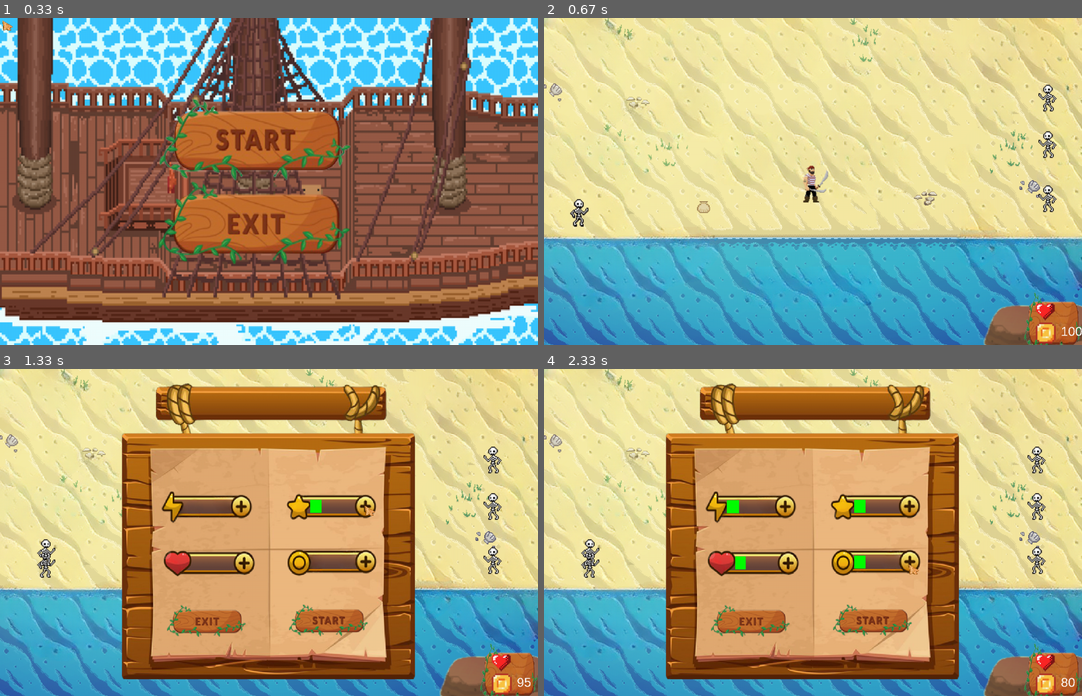
Above: before the commit, frames 1-4 (two rows, left to right).
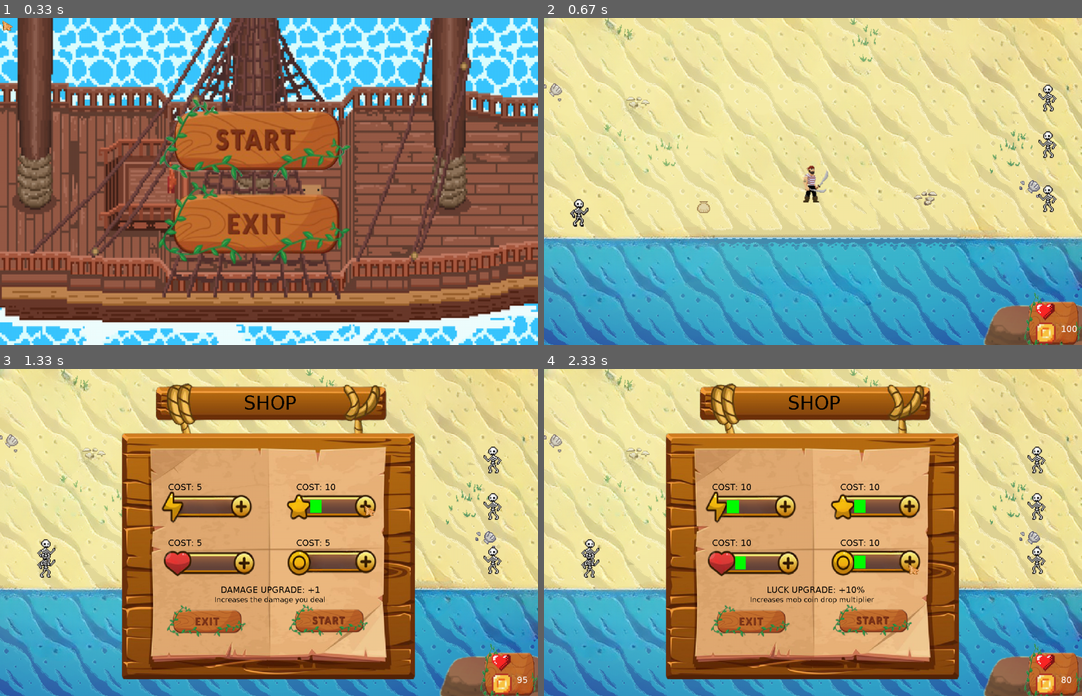
Above: after the commit, the same moments.

Repository: DasolLim/Pygame_Pirates
Game: pygame game, started from main.py
The game is run twice, just before and just after one commit, with the same random seed, the same clock (stepped at 60 frames per second) and the same inputs.
Inputs (mouse positions are in pixels of both pictures, inside the frame that each line leads up to):
- Up to frame 1 (0.33 s): no input
- Up to frame 2 (0.67 s): click (802, 138) at 0.38 s
- Up to frame 3 (1.33 s): tap Esc at 0.83 s; click (365, 506) at 1.22 s
- Up to frame 4 (2.33 s): click (786, 506) at 1.55 s; click (786, 561) at 1.88 s; click (909, 561) at 2.22 s

Frame 1 is identical in both runs. In frame 2, less than 0.1% of the frame differs, in the area x 96-100%, y 93-98%; in frame 3, 0.7%; in frame 4, 0.8%, in the area x 31-99%, y 8-98%.

Commit message:
Co-authored-by: echao <elbertChao@users.noreply.github.com>

Diff:
--- a/main.py
+++ b/main.py
@@ -136,9 +136,30 @@
                     dmgUpgradeRect, luckUpgradeRect]
 maxUpgradeCount = 4
 
-# initializing font
+
+# initializing fonts for the shop
 pygame.font.init()
-font = pygame.font.SysFont("arial", 30)
+blackColour = (0, 0, 0)
+font = pygame.font.SysFont("verdana", 45)
+shopFont = pygame.font.SysFont("verdana", 20)
+descriptionFont = pygame.font.SysFont("verdana", 17)
+shopText = font.render("SHOP", False, blackColour)
+# initializing upgrade attribute texts for the shop
+spdMenuText = shopFont.render("SPEED UPGRADE: +1", False, blackColour)
+hlthMenuText = shopFont.render("HEALTH UPGRADE: +5", False, blackColour)
+dmgMenuText = shopFont.render("DAMAGE UPGRADE: +1", False, blackColour)
+luckMenuText = shopFont.render("LUCK UPGRADE: +10%", False, blackColour)
+
+# Description upgrade attribute texts for the shop
+spdDescript = descriptionFont.render(
+    "Increases your movement speed", False, blackColour)
+hlthDescript = descriptionFont.render(
+    "Increases your health", False, blackColour)
+dmgDescript = descriptionFont.render(
+    "Increases the damage you deal", False, blackColour)
+luckDescript = descriptionFont.render(
+    "Increases mob coin drop multiplier", False, blackColour)
+
 
 # /////////////////////////////////////////////////////////////////////////#
 # USE THESE 2 LINES TO INCREMENT coinCount and REDRAW THE COIN TEXT
@@ -199,7 +220,7 @@
         # initializing coin text
         global coinCount
         coinCount = player_group.sprites()[0].coins
-        coinCountText = font.render(str(coinCount), False, (255, 255, 255))
+        coinCountText = shopFont.render(str(coinCount), False, (255, 255, 255))
 
         # initializing heart text
         global healthCount
@@ -233,6 +254,38 @@
         pygame.draw.rect(screen, upgradeColour, shopUpgradeRects[1])
         pygame.draw.rect(screen, upgradeColour, shopUpgradeRects[2])
         pygame.draw.rect(screen, upgradeColour, shopUpgradeRects[3])
+
+        spdCostText = shopFont.render(
+            "COST: " + str(shopUpgradeCosts[0]), False, blackColour)
+        hlthCostText = shopFont.render(
+            "COST: " + str(shopUpgradeCosts[1]), False, blackColour)
+        dmgCostText = shopFont.render(
+            "COST: " + str(shopUpgradeCosts[2]), False, blackColour)
+        luckCostText = shopFont.render(
+            "COST: " + str(shopUpgradeCosts[3]), False, blackColour)
+
+        # Shop title text
+        screen.blit(shopText, (580, 55))
+        # Shop cost texts
+        screen.blit(spdCostText, (400, 270))
+        screen.blit(dmgCostText, (705, 270))
+        screen.blit(hlthCostText, (400, 403))
+        screen.blit(luckCostText, (705, 403))
+
+        # Displays menu text once player hovers over upgrade buttons
+        if 595 > pygame.mouse.get_pos()[0] > 550 and 350 > pygame.mouse.get_pos()[1] > 300:
+            screen.blit(spdMenuText, (530, 515))
+            screen.blit(spdDescript, (500, 540))
+        if 595 > pygame.mouse.get_pos()[0] > 550 and 495 > pygame.mouse.get_pos()[1] > 435:
+            screen.blit(hlthMenuText, (525, 515))
+            screen.blit(hlthDescript, (550, 540))
+        if 890 > pygame.mouse.get_pos()[0] > 845 and 350 > pygame.mouse.get_pos()[1] > 300:
+            screen.blit(dmgMenuText, (525, 515))
+            screen.blit(dmgDescript, (510, 540))
+        if 890 > pygame.mouse.get_pos()[0] > 845 and 495 > pygame.mouse.get_pos()[1] > 435:
+            screen.blit(luckMenuText, (530, 515))
+            screen.blit(luckDescript, (490, 540))
+
     # //////////////////////////////////////// #
 
     # checking if mouse is within game window
@@ -383,10 +436,11 @@
 
             if speedRect.collidepoint(posX, posY) and shopPlaying and coinCount >= shopUpgradeCosts[0]:
                 shopUpgradeCounts[0] += 1
-                player_group.sprites()[0].coins -= spdCost
-                shopUpgradeCosts[0] += 5
+
                 if shopUpgradeCounts[0] <= maxUpgradeCount:
+                    player_group.sprites()[0].coins -= spdCost
                     shopUpgradeRects[0].width += 28.75
+                    shopUpgradeCosts[0] += 5
                     # Width needs to be incremented after
                 else:
                     # Draw txt on screen saying Can't Upgrade anymore !
@@ -394,10 +448,11 @@
 
             if healthRect.collidepoint(posX, posY) and shopPlaying and coinCount >= shopUpgradeCosts[1]:
                 shopUpgradeCounts[1] += 1
-                player_group.sprites()[0].coins -= spdCost
-                shopUpgradeCosts[1] += 5
+
                 if shopUpgradeCounts[1] <= maxUpgradeCount:
+                    player_group.sprites()[0].coins -= hlthCost
                     shopUpgradeRects[1].width += 25.25
+                    shopUpgradeCosts[1] += 5
                     # Width needs to be incremented after
                 else:
                     # Draw txt on screen saying Can't Upgrade anymore !
@@ -405,11 +460,11 @@
 
             if damageRect.collidepoint(posX, posY) and shopPlaying and coinCount >= shopUpgradeCosts[2]:
                 shopUpgradeCounts[2] += 1
-                player_group.sprites()[0].coins -= dmgCost
-                shopUpgradeCosts[2] += 5
 
                 if shopUpgradeCounts[2] <= maxUpgradeCount:
+                    player_group.sprites()[0].coins -= dmgCost
                     shopUpgradeRects[2].width += 26.75
+                    shopUpgradeCosts[2] += 5
                     # Width needs to be incremented after
                 else:
                     # Draw txt on screen saying Can't Upgrade anymore !
@@ -417,14 +472,21 @@
 
             if luckRect.collidepoint(posX, posY) and shopPlaying and coinCount >= shopUpgradeCosts[3]:
                 shopUpgradeCounts[3] += 1
-                player_group.sprites()[0].coins -= luckCost
-                shopUpgradeCosts[3] += 5
+
                 if shopUpgradeCounts[3] <= maxUpgradeCount:
+                    player_group.sprites()[0].coins -= luckCost
                     shopUpgradeRects[3].width += 27
+                    shopUpgradeCosts[3] += 5
                     # Width needs to be incremented after
                 else:
                     # Draw txt on screen saying Can't Upgrade anymore !
                     print("error")
+
+            # speedRect = pygame.Rect(550, 300, 45, 50)
+            # if 550 + 45 > posX > 550 and 300 + 50 > posY > 300:
+            #     print("hi")
+
+            # # pygame.mouse.get_pos()
 
     # player movement
     if not shopPlaying:
